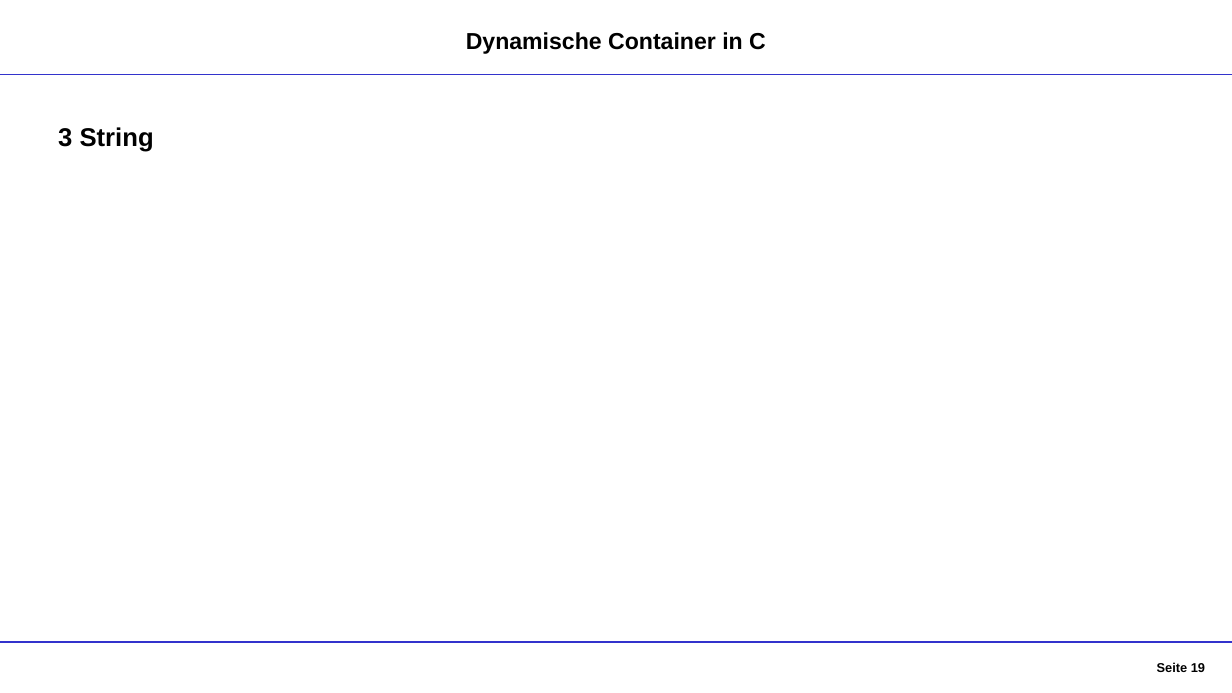
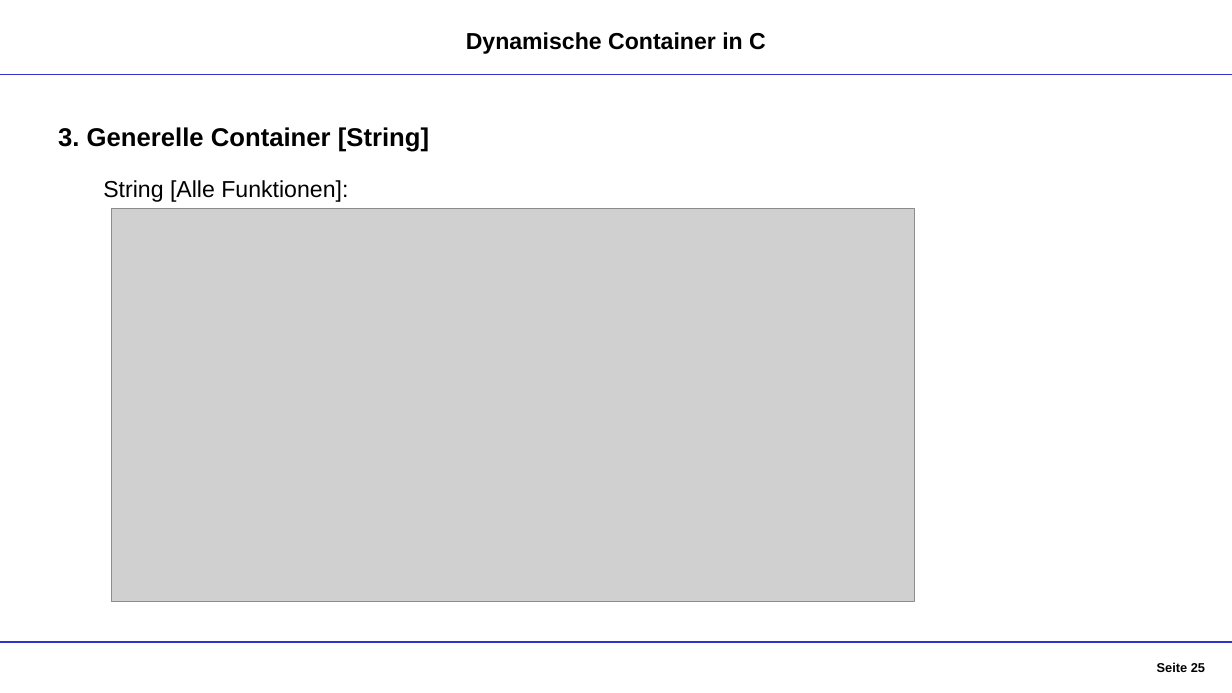
Before and after one commit to DennisGoss99/InPr_DynamicCollections, a slide deck: slide 25 of Dokumentation/Container - Präsentation.pptx (slide 19 before the commit). Drawn at 1232x693 pixels with LibreOffice and Linux fonts; fonts in the diff are those of the drawing; grey boxes stand for pictures. Boxes give left, top, right and bottom in pixels: in the first picture for what was removed or moved away, otherwise in the second. Text is boxed around its words. In the diff, an @@ line names an element or a change of style, - is before the commit and + after.

```diff
--- a/Dokumentation/Container - Präsentation.pptx
+++ b/Dokumentation/Container - Präsentation.pptx
@@ text at bbox=[58, 127, 429, 152]: text changed @@
-3 String
+3. Generelle Container [String]
@@ text added at bbox=[103, 180, 348, 202], 18 pt, text #000000 @@
+String [Alle Funktionen]:
@@ picture added at bbox=[112, 208, 915, 602] @@
@@ page number at bbox=[1157, 662, 1205, 672]: text changed @@
-Seite 19
+Seite 25
```
Also in this commit, not shown: 7 other slides changed, 9 slides added, 2 other files.
